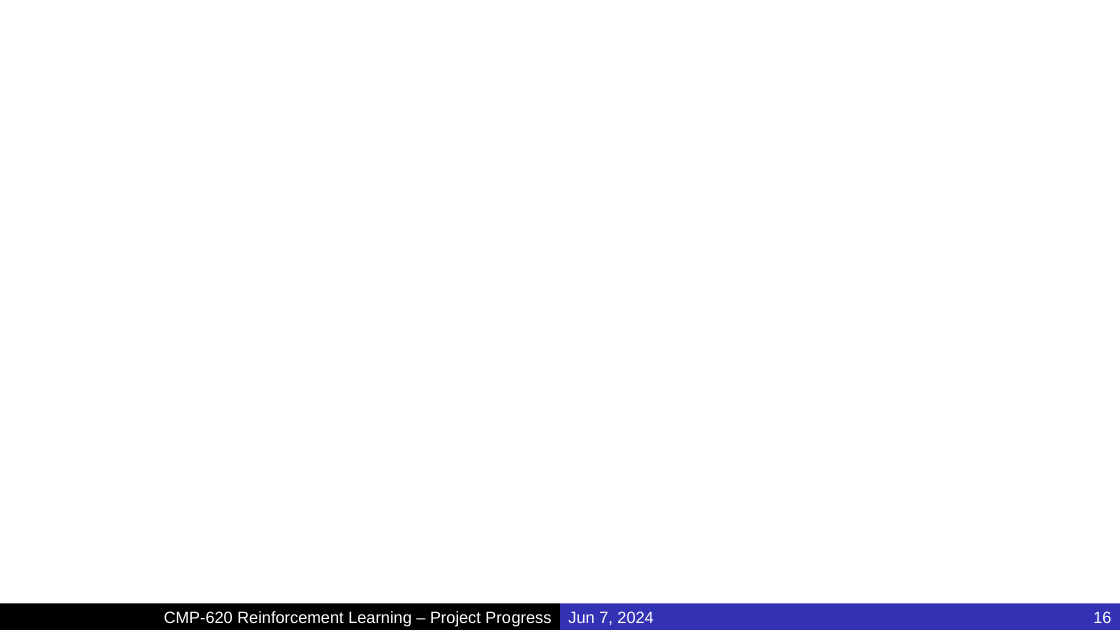
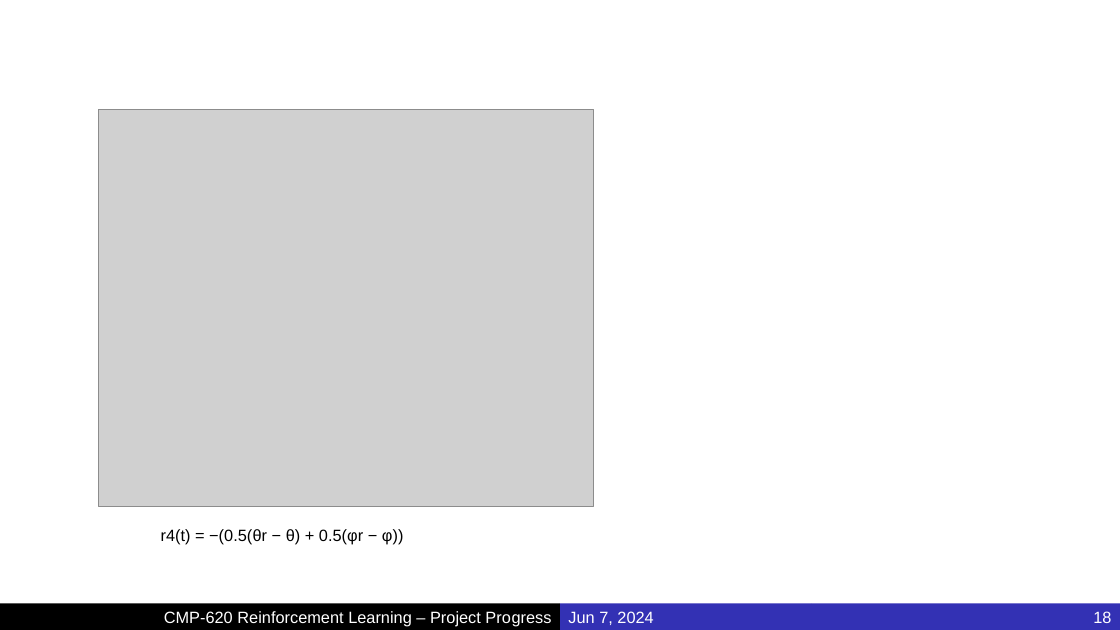
Before and after one commit to MucahidRidvanKaplan/ParrotQuadcopterRL, a slide deck: slide 18 of Presentations/Project_Final.pptx (slide 16 before the commit). Drawn at 1120x630 pixels with LibreOffice and Linux fonts; fonts in the diff are those of the drawing; grey boxes stand for pictures; background and template pictures are left out. Boxes give left, top, right and bottom in pixels: in the first picture for what was removed or moved away, otherwise in the second. Text is boxed around its words. In the diff, an @@ line names an element or a change of style, - is before the commit and + after.

```diff
--- a/Presentations/Project_Final.pptx
+++ b/Presentations/Project_Final.pptx
@@ picture added at bbox=[98, 109, 593, 506] @@
@@ text added at bbox=[161, 529, 403, 544], 14 pt, text #000000 @@
+r4(t) = −(0.5(θr − θ) + 0.5(φr − φ))
```
Also in this commit, not shown: 13 other slides changed, 1 slide removed.
